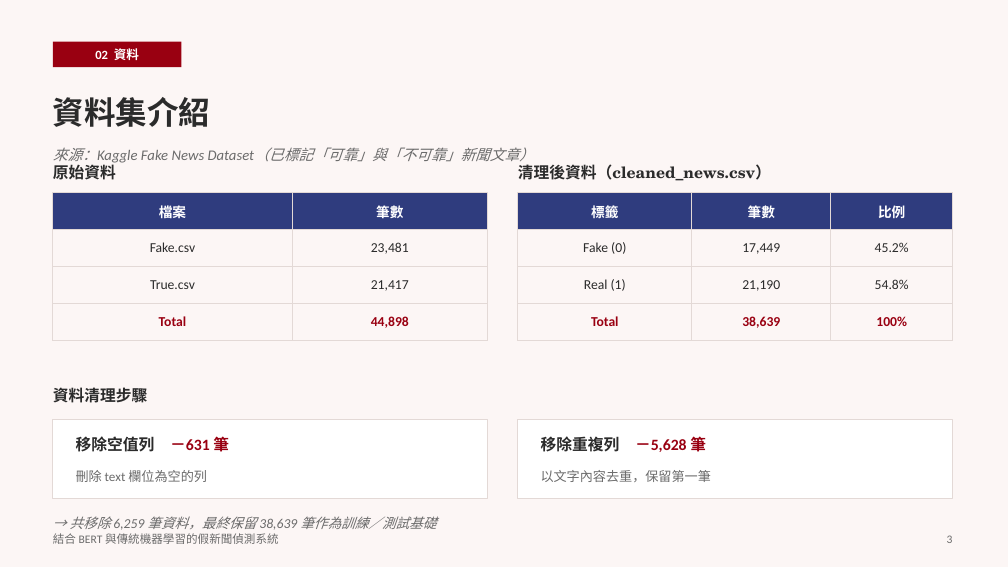
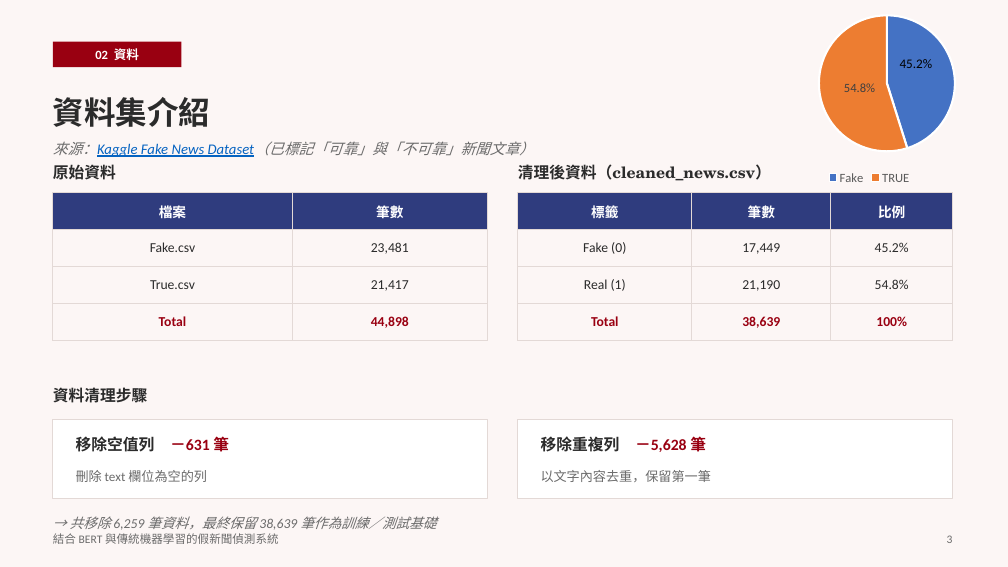
Before and after one commit to IanChen611/114-2-NLP-Fake-News, a slide deck: slide 3 of document/假新聞偵測系統實驗報告.pptx. Drawn at 1008x567 pixels with LibreOffice and Linux fonts; fonts in the diff are those of the drawing. Boxes give left, top, right and bottom in pixels: in the first picture for what was removed or moved away, otherwise in the second. Text is boxed around its words. In the diff, an @@ line names an element or a change of style, - is before the commit and + after.

```diff
--- a/document/假新聞偵測系統實驗報告.pptx
+++ b/document/假新聞偵測系統實驗報告.pptx
@@ pie chart added at (749,0,990,188) @@
+title "比例"
+categories: Fake, TRUE
+比例: 45, 55
@@ text added at (900,59,933,68), 12.5 pt, text #000000 @@
+45.2%
@@ text "來源：Kaggle Fake News Dataset（已標記「可靠」與「不可靠」新聞文章）" at (53,141,534,157): text colour #6B6B6B to #0563C1, underline on in "來源：Kaggle Fake News Dataset（已標記「可靠」與「不可靠」新聞文章）" @@
```
Also in this commit, not shown: 3 other slides changed, 4 slides added, 1 other file.
